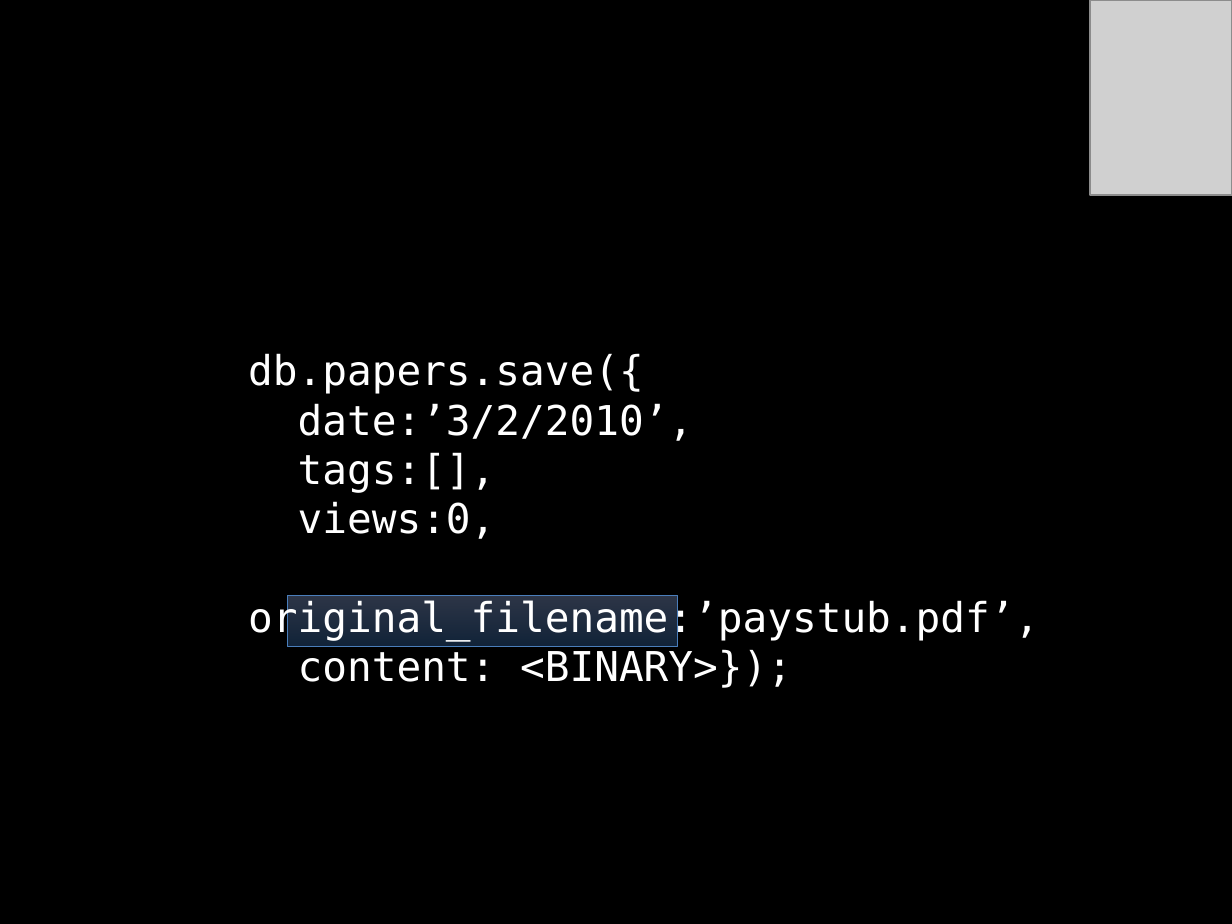
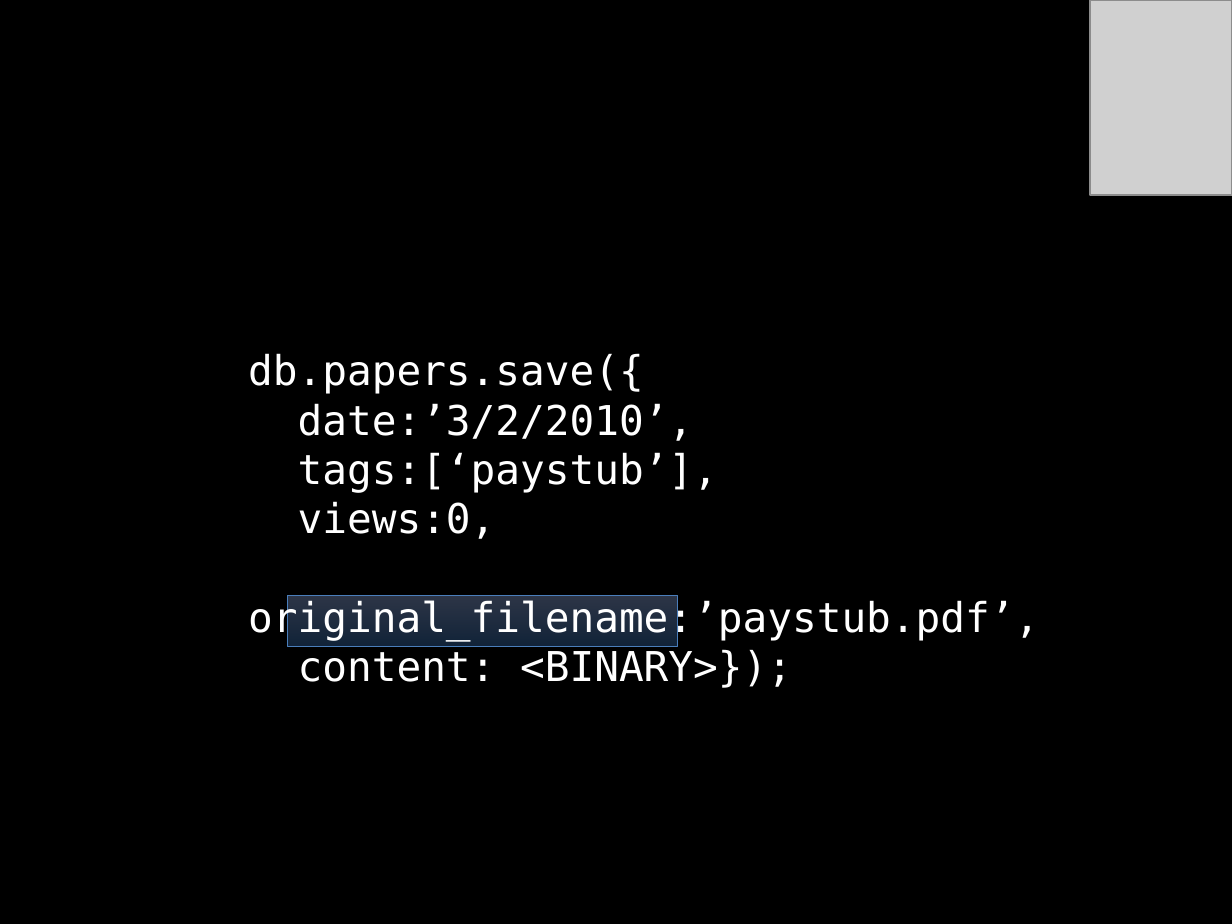
Before and after one commit to jonfuller/presentations, a slide deck: slide 16 of mongo.pptx. Drawn at 1232x924 pixels with LibreOffice and Linux fonts; fonts in the diff are those of the drawing; grey boxes stand for pictures. Boxes give left, top, right and bottom in pixels: in the first picture for what was removed or moved away, otherwise in the second. Text is boxed around its words. In the diff, an @@ line names an element or a change of style, - is before the commit and + after.

```diff
--- a/mongo.pptx
+++ b/mongo.pptx
@@ text at bbox=[298, 452, 718, 493]: text changed @@
-tags:[],
+tags:[‘paystub’],
```
Also in this commit, not shown: 1 other slide changed.
